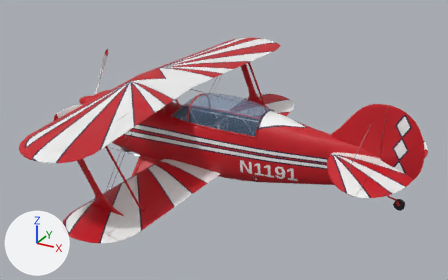
Two versions of the glTF model unity/Assets/_Project/Resources/Models/pitts-s2b-like/pitts-s2b-like-own-n1191.glb, one commit apart.
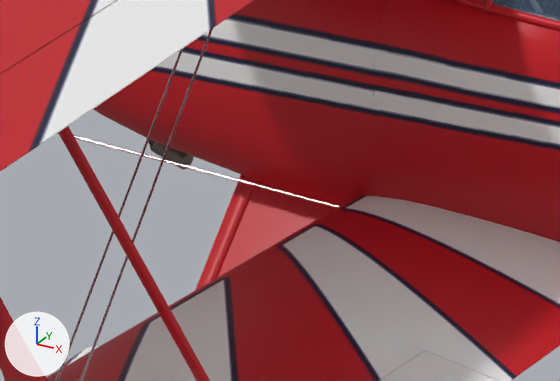
The first picture shows the older version from a camera (50 mm lens) standing at (5.05, -7.54, 3.62) and looking at (0.9, 0.01, -0.15). The close-ups show the older and then the newer version on the part from 21% to 45% of the width and 43% to 69% of the height of that picture. Only the edits that show in the close-ups are written down. The axes (+X, +Y, +Z) are drawn at lower left. The lights are the same throughout.

Objects in the first close-up: 'Aileron_LL', 'Aileron_UL', 'Canopy_Frame', 'Canopy_Glass', 'Fuselage_Painted', 'Gear_Fairing', 'Gear_Main', 'Strut_Interplane', 'Strut_Slave_L', 'Wing_Lower', 'Wing_Upper', 'Wire_Bracing' and 2 more.
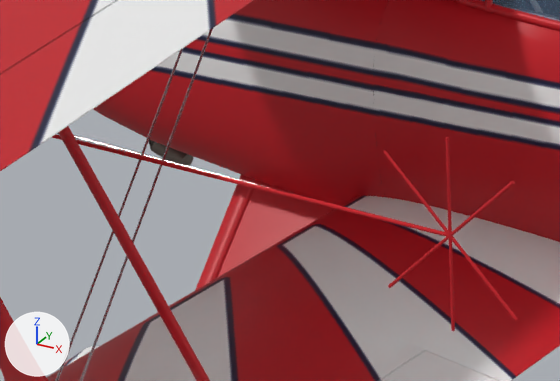
Edits to the bpy script that builds the scene:
```text
Add mat_sight_red:
    mat_sight_red = principled_material('Sight_Red')
    mat_sight_red.base_color = (0.578, 0.009, 0.017)  # red #c81823
    mat_sight_red.roughness = 0.9
Add me_sight_l_support1:
    me_sight_l_support1.from_pydata(...)  # 32 vertices, 60 faces; spans x 0.07..1.314, y -1.857..-1.847, z 0.296..0.306
    me_sight_l_support1.materials.append(mat_sight_red)  # red #c81823
Add me_sight_l_minus45:
    me_sight_l_minus45.from_pydata(...)  # 32 vertices, 60 faces; spans x 1.134..1.494, y -1.856..-1.848, z 0.121..0.48
    me_sight_l_minus45.materials.append(mat_sight_red)  # red #c81823
Add me_sight_l_plus45:
    me_sight_l_plus45.from_pydata(...)  # 32 vertices, 60 faces; spans x 1.134..1.494, y -1.856..-1.848, z 0.121..0.48
    me_sight_l_plus45.materials.append(mat_sight_red)  # red #c81823
Add me_sight_l_vertical:
    me_sight_l_vertical.from_pydata(...)  # 32 vertices, 60 faces; spans x 1.31..1.318, y -1.856..-1.848, z 0.05..0.551
    me_sight_l_vertical.materials.append(mat_sight_red)  # red #c81823
Add ob_sight_l_support1:
    ob_sight_l_support1 = bpy.data.objects.new('Sight_L_Support1', me_sight_l_support1)
    ob_sight_l_support1.location = (0.0, 0.0, 0.0)
Add ob_sight_l_minus45:
    ob_sight_l_minus45 = bpy.data.objects.new('Sight_L_Minus45', me_sight_l_minus45)
    ob_sight_l_minus45.location = (0.0, 0.0, 0.0)
Add ob_sight_l_plus45:
    ob_sight_l_plus45 = bpy.data.objects.new('Sight_L_Plus45', me_sight_l_plus45)
    ob_sight_l_plus45.location = (0.0, 0.0, 0.0)
Add ob_sight_l_vertical:
    ob_sight_l_vertical = bpy.data.objects.new('Sight_L_Vertical', me_sight_l_vertical)
    ob_sight_l_vertical.location = (0.0, 0.0, 0.0)
```

Where the change shows, as pixel boxes [x1, y1, x2, y2] in the close-ups (560 x 381 px):
'Sight_L_Support1', added (mostly hidden): after [52, 134, 449, 237]
'Sight_L_Minus45', added: after [383, 150, 518, 320]
'Sight_L_Vertical', added (red): after [445, 137, 455, 331]
'Sight_L_Plus45', added: after [388, 181, 515, 288]
